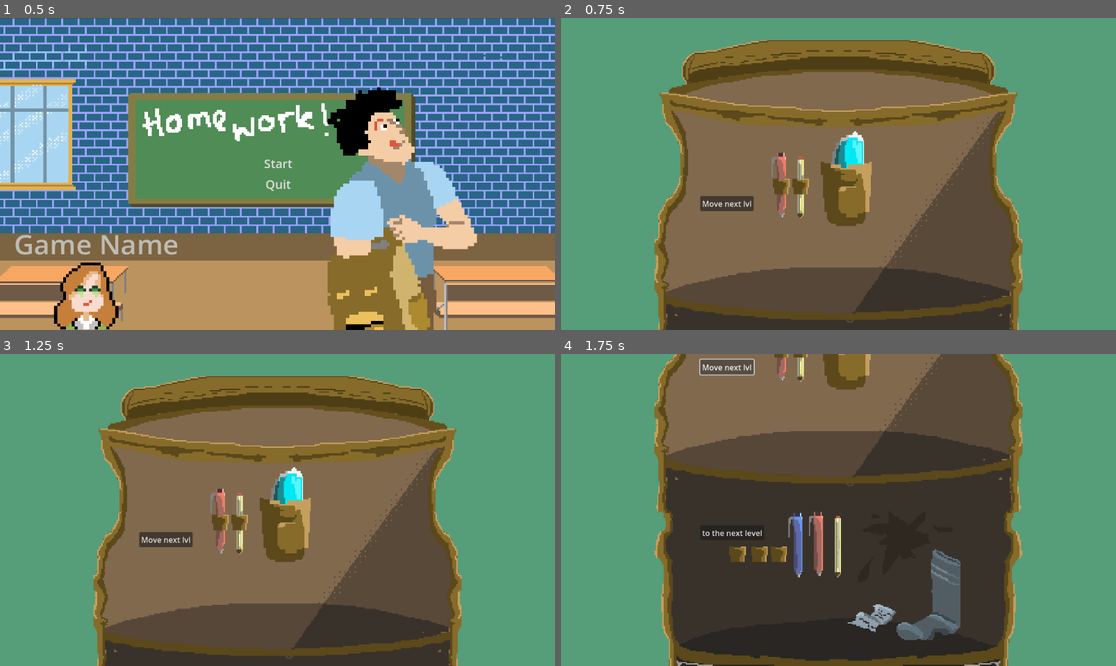
Above: before the commit, frames 1-4 (two rows, left to right).
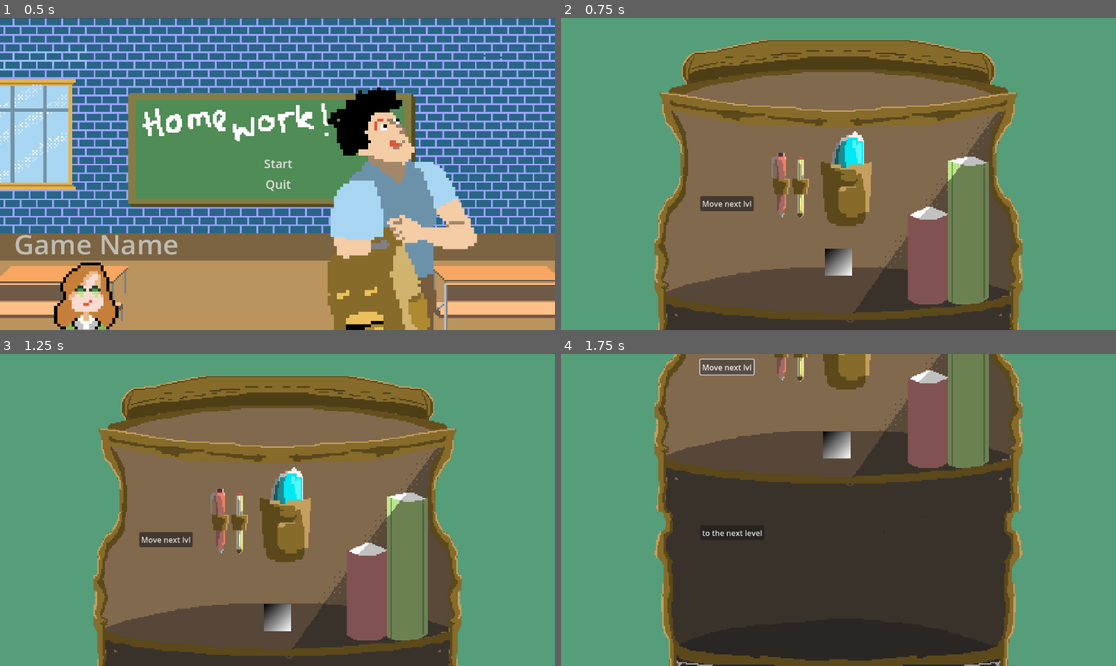
Above: after the commit, the same moments.

Repository: Peter-Pyshnyy/LudumDare57
Game: Godot game, scene res://scenes/main_menu.tscn
The game is run twice, just before and just after one commit, with the same random seed, the same clock (stepped at 60 frames per second) and the same inputs.
Inputs:
- Up to frame 1 (0.5 s): no input
- Up to frame 2 (0.75 s): click "Start" at 0.5 s
- Up to frame 3 (1.25 s): no input
- Up to frame 4 (1.75 s): click "Move next lvl" at 1.25 s

Frame 1 is identical in both runs. In frame 2, 5.8% of the frame differs, in the area x 21-79%, y 31-92%; in frame 3, 5.8%; in frame 4, 8.4%, in the area x 18-79%, y 0-100%.

Commit message:
added collision boxes to the backpack walls and floors

Diff:
--- /dev/null
+++ b/classes/nutella.gd
@@ -0,0 +1,28 @@
+extends CharacterBody2D
+
+
+const SPEED = 50.0
+const JUMP_VELOCITY = -400.0
+
+
+func _physics_process(delta: float) -> void:
+	# Add the gravity.
+	if not is_on_floor():
+		velocity += get_gravity() * delta
+
+	# Handle jump.
+	if Input.is_action_just_pressed("ui_accept") and is_on_floor():
+		velocity.y = JUMP_VELOCITY
+
+	# Get the input direction and handle the movement/deceleration.
+	# As good practice, you should replace UI actions with custom gameplay actions.
+
+
+	var mouse_pos = get_global_mouse_position().x - 577
+	print(mouse_pos)
+
+	if Input.is_mouse_button_pressed(MOUSE_BUTTON_LEFT):
+		velocity.x += mouse_pos * delta
+
+
+	move_and_slide()
--- a/scenes/levels/backpack_level.tscn
+++ b/scenes/levels/backpack_level.tscn
@@ -1,10 +1,11 @@
-[gd_scene load_steps=16 format=3 uid="uid://dwsah4eiyfy4v"]
+[gd_scene load_steps=24 format=3 uid="uid://dwsah4eiyfy4v"]
 
 [ext_resource type="Script" uid="uid://d3iraddllcna7" path="res://classes/backpack_level.gd" id="1_kd5y1"]
 [ext_resource type="Texture2D" uid="uid://cfh3ljsqxh4hr" path="res://assets/Background/backpack/Backpack_BG.png" id="1_xgqdl"]
 [ext_resource type="Texture2D" uid="uid://btlom8710gcig" path="res://assets/Background/backpack/L13-Layer 10.png" id="2_kd5y1"]
 [ext_resource type="Texture2D" uid="uid://c16eqkoxsbtne" path="res://assets/Background/backpack/L10-Layer 12++.png" id="3_g2ape"]
 [ext_resource type="Texture2D" uid="uid://cpvo0afsg33at" path="res://assets/Background/backpack/L8-Layer 12+.png" id="4_0h82l"]
+[ext_resource type="Texture2D" uid="uid://cumihxja0v7bw" path="res://assets/Background/backpack/L12-Layer 11.png" id="4_dmo7p"]
 [ext_resource type="Texture2D" uid="uid://do6uhae0tf2k5" path="res://assets/Background/backpack/L9-Layer 13.png" id="5_dmo7p"]
 [ext_resource type="Texture2D" uid="uid://6tm1r7qd8rq" path="res://assets/Background/backpack/L2-Layer 19.png" id="6_10fj1"]
 [ext_resource type="Texture2D" uid="uid://dqsv4wabtr1y0" path="res://assets/Background/backpack/L7-Layer 14.png" id="7_jegnj"]
@@ -14,9 +15,27 @@
 [ext_resource type="Texture2D" uid="uid://my8k3yqt11fw" path="res://assets/Background/backpack/L3-Layer 15.png" id="11_xhu8u"]
 [ext_resource type="Texture2D" uid="uid://mxt52wbeq47b" path="res://assets/Background/backpack/L1-Layer 7.png" id="12_6yu5o"]
 [ext_resource type="Texture2D" uid="uid://br3wsxuvuvytu" path="res://assets/Background/backpack/Backpack_front_details.png" id="13_pwosd"]
+[ext_resource type="Script" uid="uid://djola5gl6hnaf" path="res://classes/nutella.gd" id="15_g2ape"]
 
 [sub_resource type="StyleBoxFlat" id="StyleBoxFlat_xgqdl"]
 bg_color = Color(0.336176, 0.616865, 0.479606, 1)
+
+[sub_resource type="RectangleShape2D" id="RectangleShape2D_0h82l"]
+size = Vector2(267.619, 7.49634)
+
+[sub_resource type="RectangleShape2D" id="RectangleShape2D_dmo7p"]
+size = Vector2(258.061, 5.24745)
+
+[sub_resource type="RectangleShape2D" id="RectangleShape2D_10fj1"]
+size = Vector2(779.25, 20)
+
+[sub_resource type="Gradient" id="Gradient_dmo7p"]
+
+[sub_resource type="GradientTexture2D" id="GradientTexture2D_10fj1"]
+gradient = SubResource("Gradient_dmo7p")
+fill_to = Vector2(1, 1)
+
+[sub_resource type="RectangleShape2D" id="RectangleShape2D_jegnj"]
 
 [node name="backpack_level" type="Node2D"]
 script = ExtResource("1_kd5y1")
@@ -31,10 +50,25 @@
 scale = Vector2(2.66797, 2.66797)
 texture = ExtResource("1_xgqdl")
 
-[node name="floor_1_lvl" type="Sprite2D" parent="Backpack_BG"]
+[node name="1_level" type="Node2D" parent="Backpack_BG"]
+scale = Vector2(1, 1)
+
+[node name="floor_1_level" type="StaticBody2D" parent="Backpack_BG/1_level"]
+scale = Vector2(1, 1)
+
+[node name="floor_1_lvl" type="Sprite2D" parent="Backpack_BG/1_level/floor_1_level"]
+scale = Vector2(1, 1)
 texture = ExtResource("2_kd5y1")
 
-[node name="2_level" type="Node" parent="Backpack_BG"]
+[node name="collision_floor_1_lvl" type="CollisionShape2D" parent="Backpack_BG/1_level/floor_1_level"]
+position = Vector2(-7.689e-06, -68.2166)
+scale = Vector2(1, 1)
+shape = SubResource("RectangleShape2D_0h82l")
+
+[node name="StaticBody2D" type="Sprite2D" parent="Backpack_BG/1_level"]
+texture = ExtResource("4_dmo7p")
+
+[node name="2_level" type="Node2D" parent="Backpack_BG"]
 
 [node name="penholders" type="Sprite2D" parent="Backpack_BG/2_level"]
 position = Vector2(577, 766)
@@ -56,22 +90,35 @@
 scale = Vector2(2.66797, 2.66797)
 texture = ExtResource("6_10fj1")
 
+[node name="StaticBody2D" type="StaticBody2D" parent="Backpack_BG/2_level"]
+
+[node name="CollisionShape2D" type="CollisionShape2D" parent="Backpack_BG/2_level/StaticBody2D"]
+position = Vector2(1.96779, 75.7131)
+scale = Vector2(1, 1)
+shape = SubResource("RectangleShape2D_dmo7p")
+
 [node name="3_level" type="Node2D" parent="Backpack_BG"]
 position = Vector2(-216.269, -287.11)
 scale = Vector2(0.374817, 0.374817)
 
-[node name="floor_3_lvl" type="Sprite2D" parent="Backpack_BG/3_level"]
+[node name="floor_colision_3_lvl" type="StaticBody2D" parent="Backpack_BG/3_level"]
+
+[node name="floor_3_lvl" type="Sprite2D" parent="Backpack_BG/3_level/floor_colision_3_lvl"]
 position = Vector2(577, 766)
 scale = Vector2(2.66797, 2.66797)
 texture = ExtResource("7_jegnj")
 
+[node name="CollisionShape2D" type="CollisionShape2D" parent="Backpack_BG/3_level/floor_colision_3_lvl"]
+position = Vector2(579.625, 1421)
+shape = SubResource("RectangleShape2D_10fj1")
+
 [node name="Nutella" type="Sprite2D" parent="Backpack_BG/3_level"]
-position = Vector2(577, 766)
+position = Vector2(580, 745)
 scale = Vector2(2.66797, 2.66797)
 texture = ExtResource("8_joo0d")
 
-[node name="Sprite2D" type="Sprite2D" parent="Backpack_BG/3_level"]
-position = Vector2(577, 766)
+[node name="Nutella_back" type="Sprite2D" parent="Backpack_BG/3_level"]
+position = Vector2(580, 745)
 scale = Vector2(2.66797, 2.66797)
 texture = ExtResource("9_xemht")
 
@@ -90,10 +137,35 @@
 scale = Vector2(2.66797, 2.66797)
 texture = ExtResource("12_6yu5o")
 
-[node name="Backpack_front_details" type="Sprite2D" parent="."]
+[node name="front_side" type="StaticBody2D" parent="Backpack_BG"]
+position = Vector2(-216.269, -287.11)
+scale = Vector2(0.374817, 0.374817)
+
+[node name="Backpack_front_details" type="Sprite2D" parent="Backpack_BG/front_side"]
 position = Vector2(577, 766)
 scale = Vector2(2.668, 2.668)
 texture = ExtResource("13_pwosd")
+
+[node name="left_collision_wall" type="CollisionPolygon2D" parent="Backpack_BG/front_side"]
+polygon = PackedVector2Array(195, 1399, 198, 1253, 228, 1112, 238, 998, 234, 945, 225, 893, 228, 795, 211, 754, 222, 727, 217, 656, 217, 517, 217, 412, 255, 356, 245, 177, 208, 156, 179, 229, 159, 1377)
+
+[node name="right_collision_wall" type="CollisionPolygon2D" parent="Backpack_BG/front_side"]
+position = Vector2(1154, 6.10352e-05)
+scale = Vector2(-1, 1)
+polygon = PackedVector2Array(195, 1399, 198, 1253, 228, 1112, 238, 998, 234, 945, 225, 893, 228, 795, 211, 754, 222, 727, 217, 656, 217, 517, 217, 412, 255, 356, 245, 177, 208, 156, 179, 229, 159, 1377)
+
+[node name="nutella" type="CharacterBody2D" parent="Backpack_BG"]
+position = Vector2(0, -80.5857)
+script = ExtResource("15_g2ape")
+
+[node name="Sprite2D" type="Sprite2D" parent="Backpack_BG/nutella"]
+position = Vector2(-1.14441e-05, -20.9897)
+scale = Vector2(0.330161, 0.330161)
+texture = SubResource("GradientTexture2D_10fj1")
+
+[node name="CollisionShape2D" type="CollisionShape2D" parent="Backpack_BG/nutella"]
+position = Vector2(0, -20.9898)
+shape = SubResource("RectangleShape2D_jegnj")
 
 [node name="Camera2D" type="Camera2D" parent="."]
 position = Vector2(577, 324)
Not shown, added: classes/nutella.gd.uid
